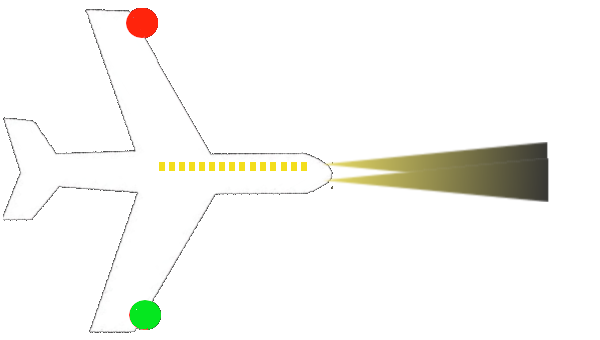
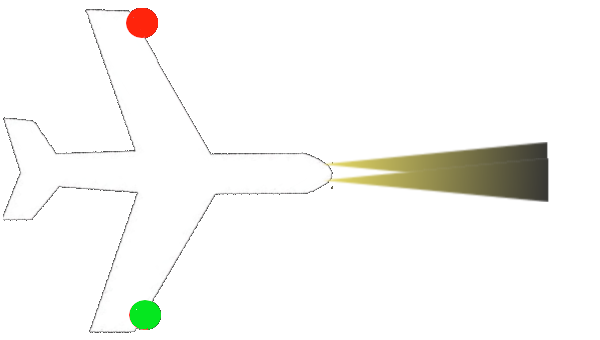
The second 600x340 image is a revision of the first. Changes to its layers:
painted on "Background" over (159, 162, 307, 171)
